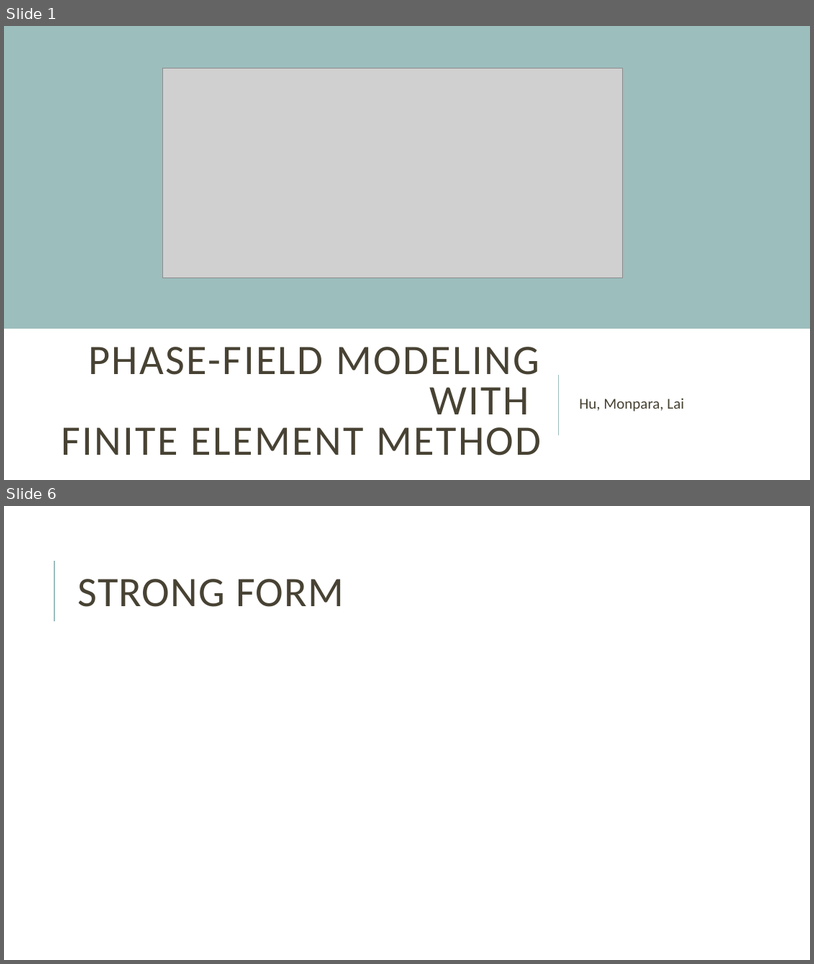
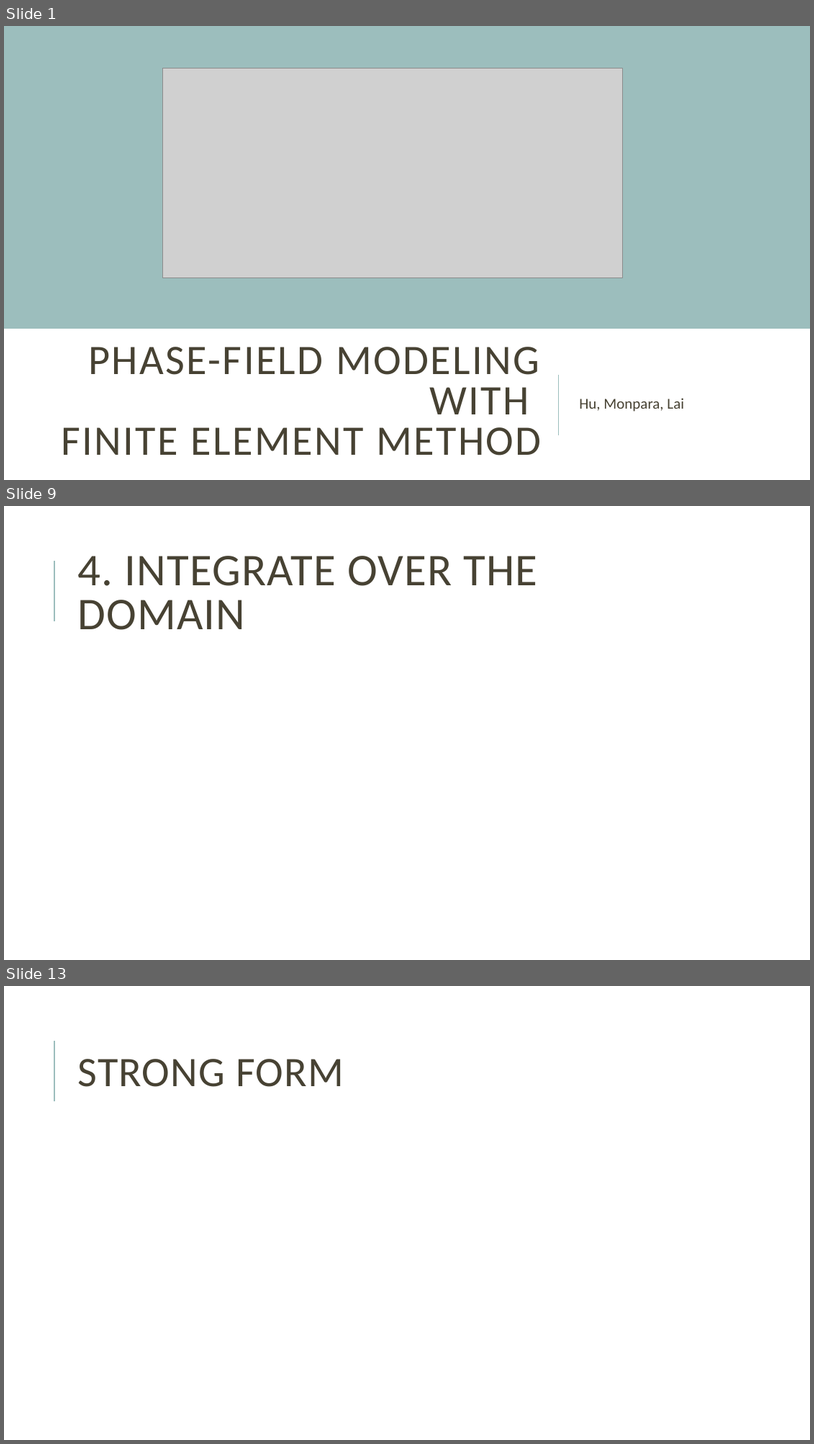
Before and after one commit to mblai35/Phase-FieldModelingFEM, a slide deck: PFMFEM.pptx. Shown one above the other, each under a label of ours: slides 1 and 6 before the commit, slides 1, 9 and 13 after it; the slides between them are not shown. The pictures are 814x964 and 814x1444 pixels, drawn with LibreOffice and Linux fonts; fonts in the diff are those of the drawing; grey boxes stand for pictures. Boxes give left, top, right and bottom in pixels: in the first picture for what was removed or moved away, otherwise in the second. Text is boxed around its words. In the diff, an @@ line names an element or a change of style, - is before the commit and + after.

```diff
--- a/PFMFEM.pptx
+++ b/PFMFEM.pptx
@@ slide 9 added at box(4, 506, 810, 960), background #FFFFFF; not listed: 1 template element that a slide beside it also shows @@
@@ title added at box(77, 556, 538, 630), 54 pt, text #474233 @@
+4. INTEGRATE OVER THE DOMAIN
@@ what was slide 6 is now slide 13 @@
```
Also in this commit, not shown: 4 slides changed, 7 other slides added, 2 other files.
